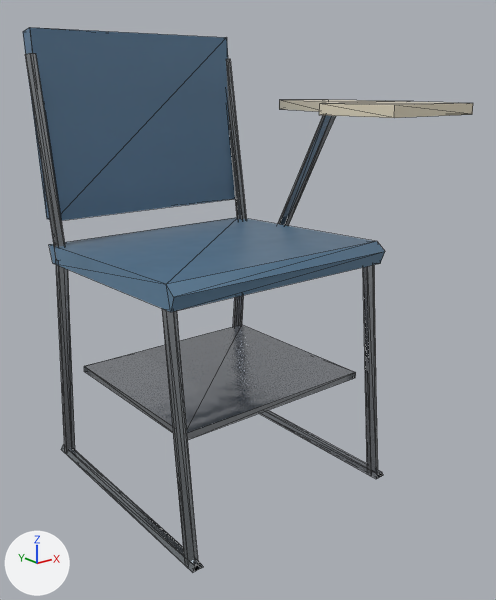
Before and after pictures for a commit that changed the glTF model assets/coronado_kit/props/indoor/places/prop_tablet_arm_chair_clean_near.glb.
Camera for both pictures: a 50 mm lens placed at (-0.739, -1.038, 0.747), pointed at (0.043, -0.06, 0.356). Every picture has the same lights, and +X, +Y and +Z are marked at lower left. The older version comes first. Mesh edges are drawn as thin lines. Vertices at exactly the same position are counted once.

Script lines for the objects in view, before the commit:
```python
me_prop_tablet_arm_chair_near = bpy.data.meshes.new('prop_tablet_arm_chair_near')
me_prop_tablet_arm_chair_near.from_pydata(...)  # 156 vertices, 184 faces; spans x -0.231..0.32, y -0.34..0.27, z 0.0..0.845
me_prop_tablet_arm_chair_near.materials.append(mat_props_k_atlas)
ob_prop_tablet_arm_chair_near = bpy.data.objects.new('prop_tablet_arm_chair_near', me_prop_tablet_arm_chair_near)
ob_prop_tablet_arm_chair_near.location = (0.0, 0.0, 0.0)
```
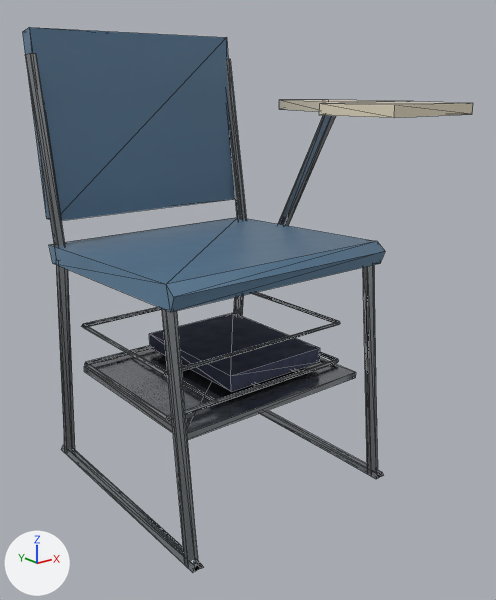
Pixel boxes [x1, y1, x2, y2] of what changed, in the pictures (496 x 600 px):
part 1 of me_prop_tablet_arm_chair_near, added
    after: [149, 313, 320, 392]
part 2 of me_prop_tablet_arm_chair_near, added
    after: [84, 345, 339, 421]
part 3 of me_prop_tablet_arm_chair_near, added
    after: [82, 292, 340, 376]
part 4 of me_prop_tablet_arm_chair_near, added
    after: [131, 351, 300, 401]
part 5 of me_prop_tablet_arm_chair_near, recoloured (darker)
    both: [66, 287, 369, 429]

Patch to the scene script:
```diff
--- a/assets/coronado_kit/props/indoor/places/prop_tablet_arm_chair_clean_near.glb.py
+++ b/assets/coronado_kit/props/indoor/places/prop_tablet_arm_chair_clean_near.glb.py
@@ me_prop_tablet_arm_chair_near @@
 # used by ob_prop_tablet_arm_chair_near; location = (0.0, 0.0, 0.0)
-me_prop_tablet_arm_chair_near.from_pydata(...)  # 156 vertices, 184 faces; spans x -0.231..0.32, y -0.34..0.27, z 0.0..0.845
+me_prop_tablet_arm_chair_near.from_pydata(...)  # 236 vertices, 284 faces; spans x -0.231..0.32, y -0.34..0.27, z 0.0..0.845
+# me_prop_tablet_arm_chair_near part 1: a new loose piece, a box spanning x -0.06..0.16, y -0.14..0.14, z 0.224..0.254, in mat_props_k_atlas
+# me_prop_tablet_arm_chair_near part 2: a new loose piece of 24 vertices spanning x -0.204..0.204, y -0.154..0.154, z 0.216..0.224, in mat_props_k_atlas
+# me_prop_tablet_arm_chair_near part 3: a new loose piece of 24 vertices spanning x -0.204..0.204, y -0.154..0.154, z 0.296..0.304, in mat_props_k_atlas
+# me_prop_tablet_arm_chair_near part 4
+# 24 vertices are added at x -0.103..0.103, y -0.15..0.15, z 0.217..0.223
+# 24 new faces join them
+# me_prop_tablet_arm_chair_near part 5: 22 kept faces spanning x -0.23..0.266, y -0.26..0.24, z 0.0..0.7 get new vertex colours
 me_prop_tablet_arm_chair_near.materials.append(mat_props_k_atlas)
```
